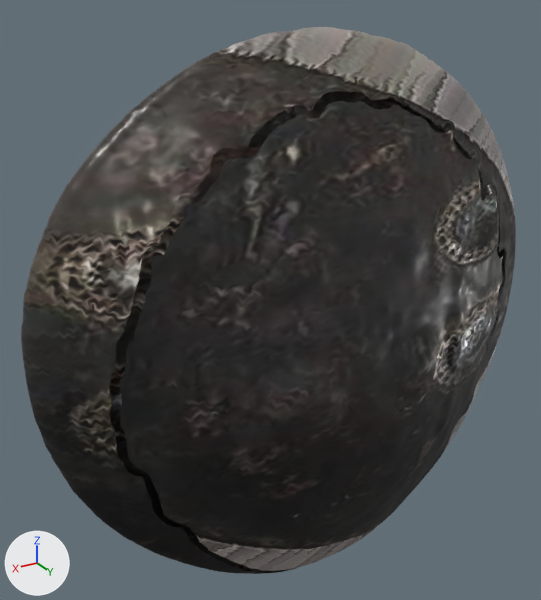
Before and after pictures for a commit that changed the glTF model public/models/alkafeel/kfl-2131.glb.
Both versions are drawn from a 50 mm camera at (0.688, 0.94, 0.565) aimed at (0.078, -0.077, 0.056). Arrows for +X, +Y and +Z are at lower left; the lights stay in place. The first picture is the older version.

Names of what the first picture shows: 'geometry_0'.
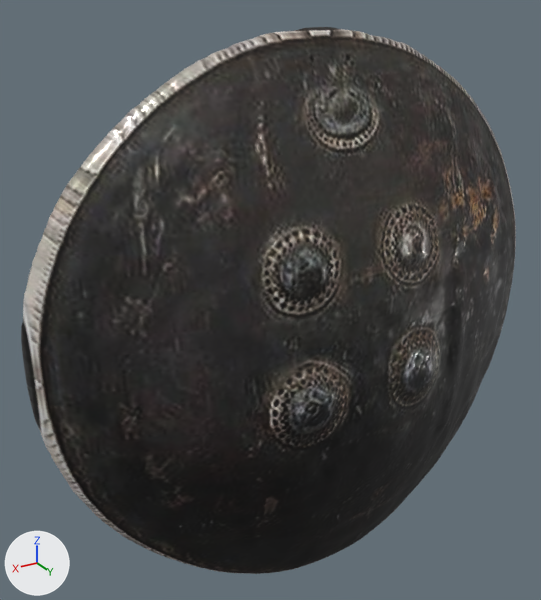
Pixel boxes [x1, y1, x2, y2] of what changed, in the pictures (541 x 600 px; the box of a moved part takes in the faces that stretch with it):
part 1 of me_geometry_0, moved or reshaped: before [101, 84, 508, 574]; after [101, 85, 508, 574]
part 2 of me_geometry_0, surface changed: [21, 27, 512, 573] in both
part 3 of me_geometry_0, recoloured: [21, 27, 516, 573] in both

The change in detail:
Material 'AlKafeel_Watertight_PBR' (mat_alkafeel_watertight_pbr) is new.
Uses the picture img_image_0.
Uses the picture img_image_1.
Uses the picture img_image_2.
me_geometry_0 is used by ob_geometry_0; location (0.0, 0.0, 0.0).
me_geometry_0 had 26221 vertices, 51180 faces and spanned x -0.496..0.495, y -0.112..0.108, z -0.496..0.496.
me_geometry_0 now has 25592 vertices, 51180 faces and spans x -0.496..0.495, y -0.112..0.108, z -0.496..0.496.
me_geometry_0 part 1: 1376 vertices moved from x -0.421..0.402, y -0.014..0.01, z -0.493..0.41 to x -0.421..0.401, y -0.013..0.009, z -0.493..0.408; 1154 vertices removed from x -0.418..0.4, y -0.011..0.01, z -0.491..0.408; 525 vertices added at x -0.414..0.395, y -0.011..0.009, z -0.484..0.402.
me_geometry_0 part 2: 47965 kept faces spanning x -0.496..0.495, y -0.112..0.108, z -0.496..0.496 get new texture (UV) coordinates.
me_geometry_0 part 3: 48987 faces spanning x -0.496..0.495, y -0.112..0.108, z -0.496..0.496 switch from mat_alkafeel_hd_pbr to mat_alkafeel_watertight_pbr.
